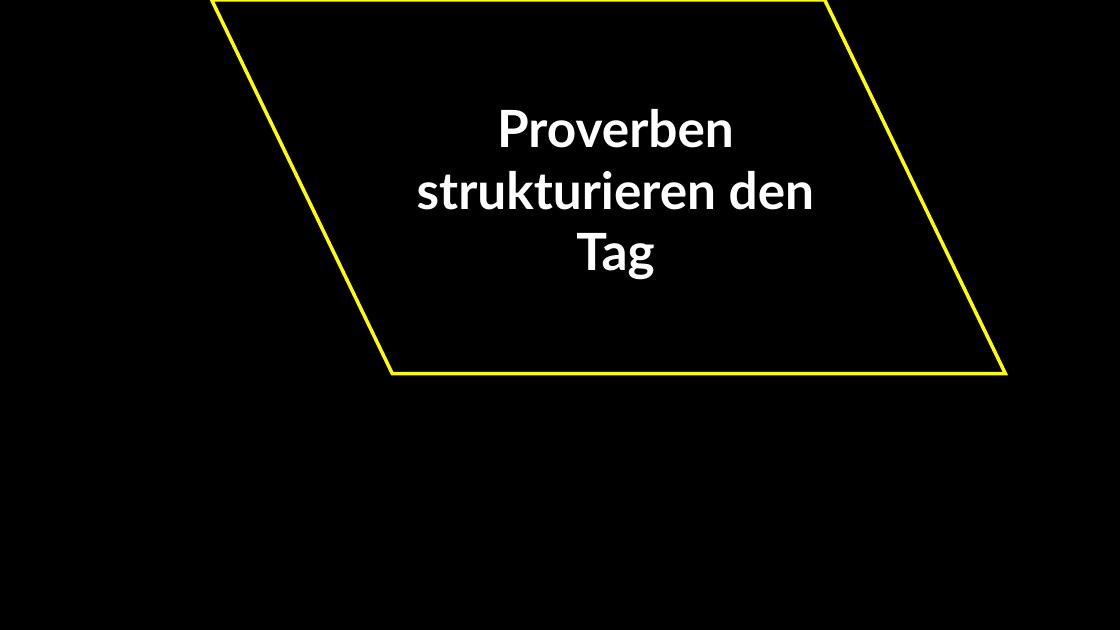
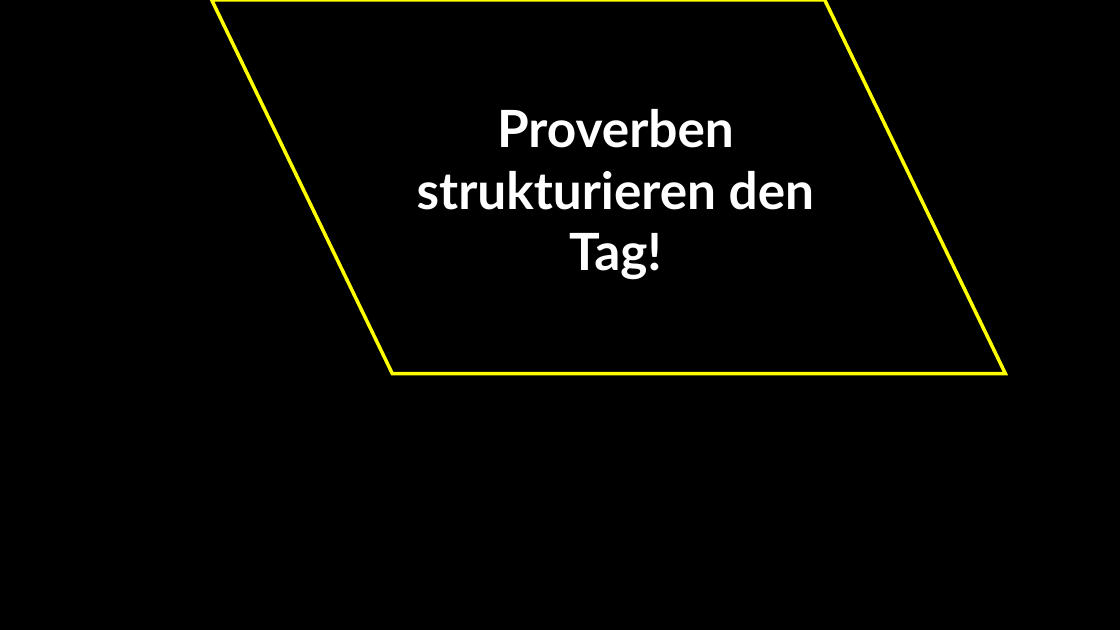
Before and after one commit to jkruppa/teaching, a slide deck: slide 12 of talks/202510_roulette/Kruppa_Scheetz.pptx. Drawn at 1120x630 pixels with LibreOffice and Linux fonts; fonts in the diff are those of the drawing. Boxes give left, top, right and bottom in pixels: in the first picture for what was removed or moved away, otherwise in the second. Text is boxed around its words. In the diff, an @@ line names an element or a change of style, - is before the commit and + after.

```diff
--- a/talks/202510_roulette/Kruppa_Scheetz.pptx
+++ b/talks/202510_roulette/Kruppa_Scheetz.pptx
@@ text at bbox=[417, 109, 814, 280]: text changed @@
-Proverben strukturieren den Tag
+Proverben strukturieren den Tag!
```
Also in this commit, not shown: 3 other slides changed, 7 other files.
